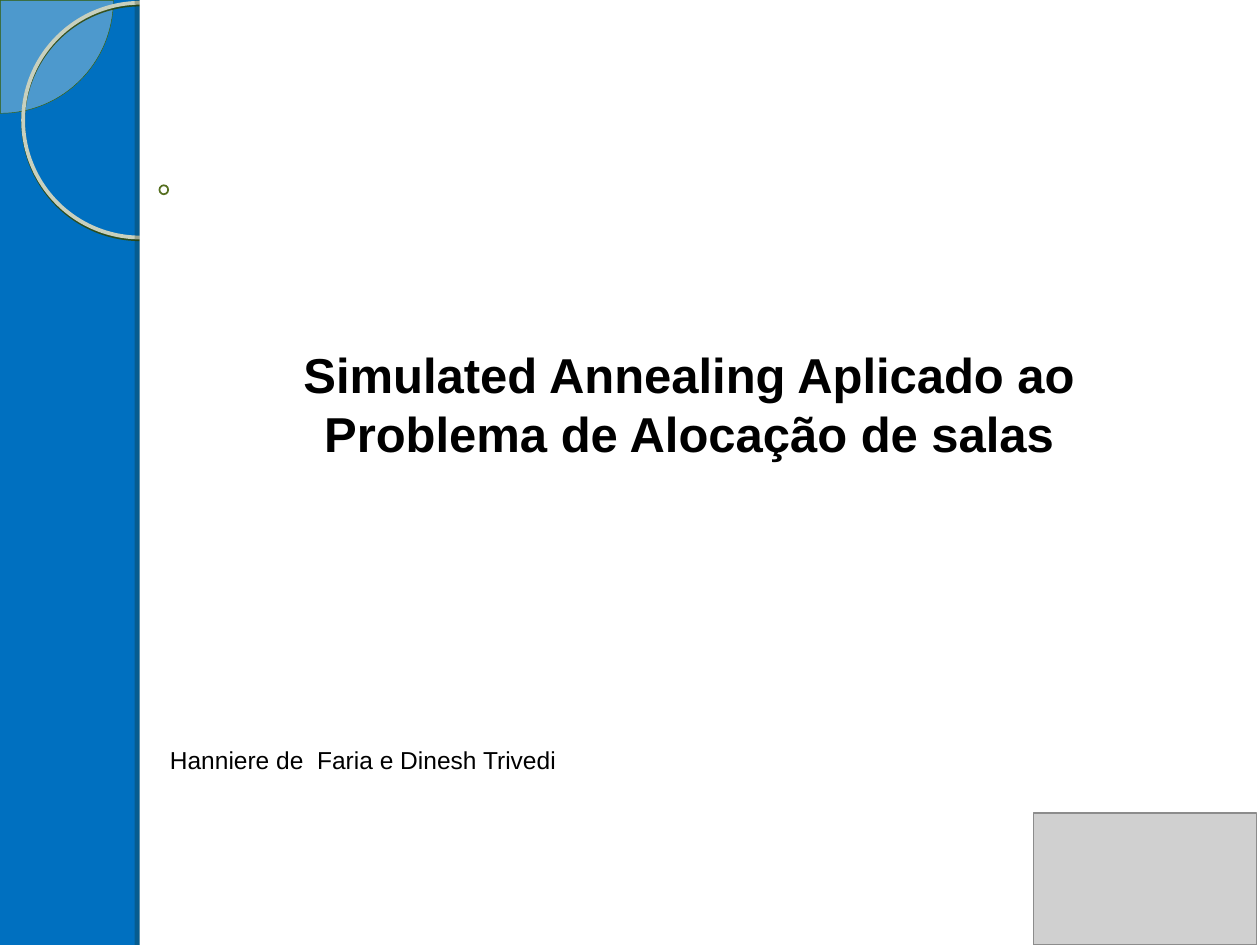
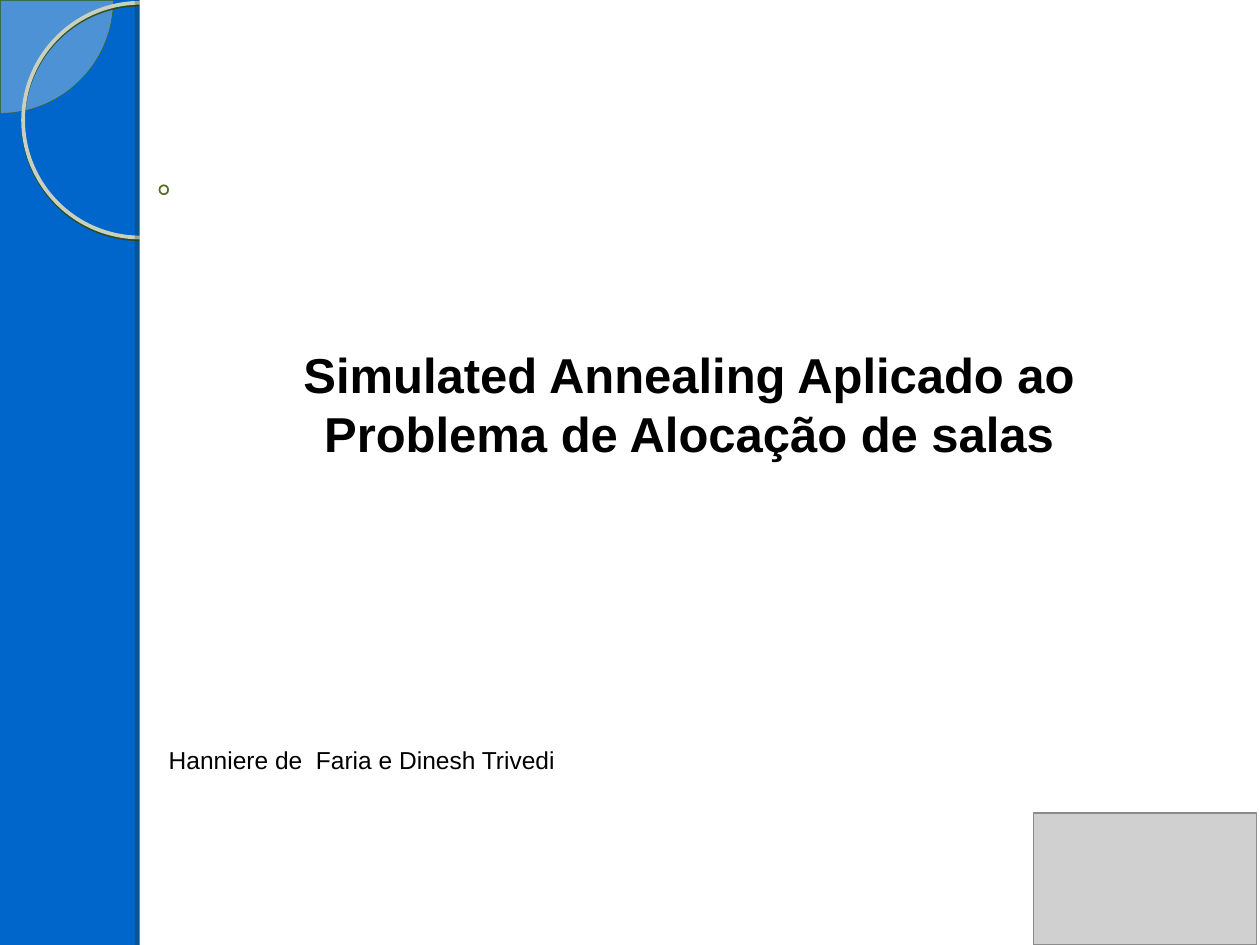
Before and after one commit to Hanniere/projeto-final-ipo, a slide deck: slide 1 of Apresentação/Apresentação.ppt. Drawn at 1260x945 pixels with LibreOffice and Linux fonts; fonts in the diff are those of the drawing; grey boxes stand for pictures; background and template pictures are left out. Boxes give left, top, right and bottom in pixels: in the first picture for what was removed or moved away, otherwise in the second. Text is boxed around its words. In the diff, an @@ line names an element or a change of style, - is before the commit and + after.

```diff
--- a/Apresentação/Apresentação.ppt
+++ b/Apresentação/Apresentação.ppt
@@ background #0070C0 to #0066CC @@
```
Also in this commit, not shown: 4 slides added, 2 slides removed, 2 other files.
